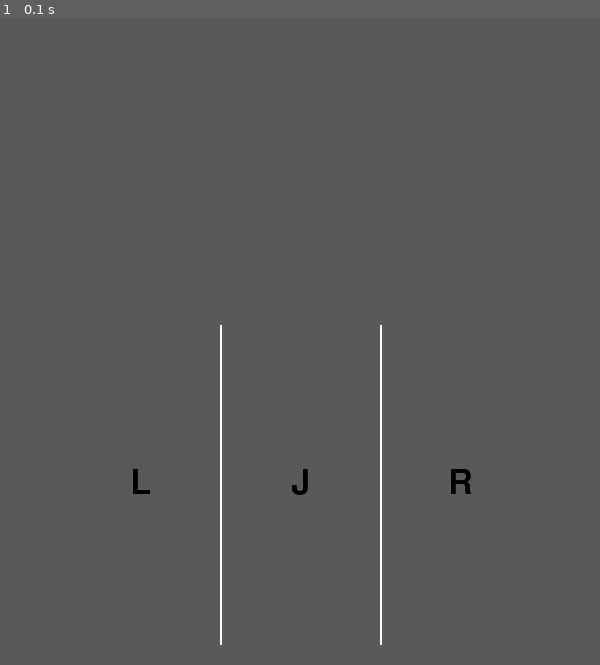
Above: before the commit, frame 1.
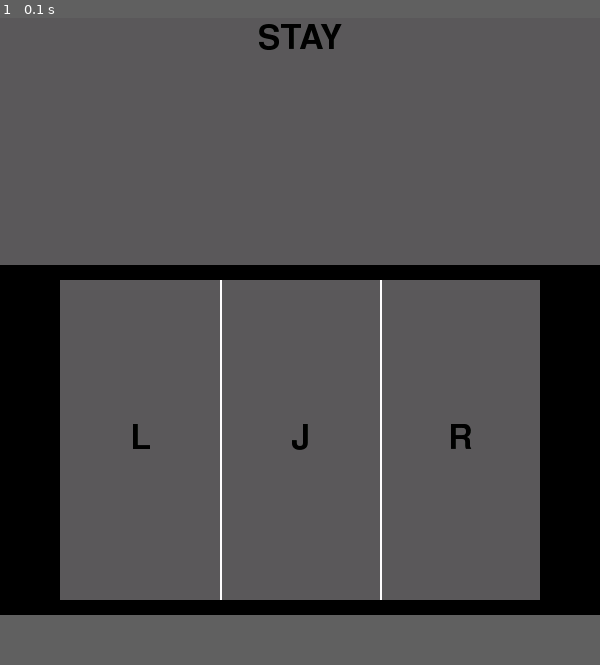
Above: after the commit, the same moment.

Repository: sota-inoue/Game
Game: pygame game, started from src/project/win_main.py
Same seed, same stepped clock (60 frames per second), same inputs: the game is played once before the commit and once after it.
Inputs:
- Up to frame 1 (0.1 s): no input
In our replay, the window is 600x850 before the commit and 600x800 after it. These sizes can differ from the game's own. Grey fills any space a smaller window leaves; there, only what the larger window draws over its background counts as a difference.

The runs differ from the first frame. In frame 1, 15% of the frame differs, in the area x 0-100%, y 0-97%.

Commit message:
コード修正

Diff:
--- a/src/project/Screen/Display.py
+++ b/src/project/Screen/Display.py
@@ -10,11 +10,11 @@
 class GameDisplay:
     BACK_COLOR = (90, 90, 90)
     TEXT_COLOR = (0, 0, 0)
-    WIDTH = 1920
-    HEIGHT = 1080
 
-    def __init__(self):
-        self.surface = pygame.Surface((self.WIDTH, self.HEIGHT), depth=16)
+    def __init__(self, width, height):
+        self.width = width
+        self.height = height
+        self.surface = pygame.Surface((self.width, self.height), depth=16)
         self.font = pygame.font.Font(None, 50)
         self.text = "STAY"
 
@@ -41,4 +41,4 @@
 
     def draw_Game(self):
         self.surface.fill(self.BACK_COLOR)
-        self.DrawText(self.text, self.WIDTH//2, self.HEIGHT//2)
+        self.DrawText(self.text, self.width//2, self.height//2)
--- a/src/project/System/App.py
+++ b/src/project/System/App.py
@@ -7,51 +7,92 @@
 from System.input import TouchInput
 
 class App:
-    FB1 = "/dev/fb0"  # ゲーム画面
-    FB2 = "/dev/fb1"  # タッチ画面
+    # 背景色（黒）
     BACK_COLOR = (0, 0, 0)
+    # FPS（1秒あたりの更新回数）
     FPS = 10
-    WIDTH = 600
-    HEIGHT = 850
+    # Windous用のゲーム画面サイズ
+    DISPLAY_WIDTH = 600
+    DISPLAY_HEIGHT = 450
+    # Raspberry Pi用のゲーム画面サイズ
+    HDMI_WIDTH = 1920
+    HDMI_HEIGHT = 1080
+    # PC版ウィンドウサイズ
+    SCREEN_WIDTH = 600
+    SCREEN_HEIGHT = 800
 
     def __init__(self, mode):
-        self.mode = mode  # Trueならラズパイfb描画
+        # True : Raspberry Pi（フレームバッファ描画）
+        # False: PC（pygameウィンドウ描画）
+        self.mode = mode
+        # pygameを初期化
         pygame.init()
+        # タッチ画面を生成
         self.touch = TouchDisplay()
-        self.game = GameDisplay()
-
+        # Raspberry Piモードで使用するインスタンスを生成
         if self.mode:
+            # Raspberry Pi用ゲーム画面の生成
+            self.game = GameDisplay(self.HDMI_WIDTH, self.HDMI_HEIGHT)
+            # pygameウィンドウは使用しない
             self.screen = None
+            # フレームバッファへ直接描画するFbManagerクラスのインスタンスを生成
             self.fb = FbManager()
+            # タッチ入力を取得するTouchInputクラスのインスタンスを生成
             self.input_device = TouchInput()
+        # Windowsモードで使用するインスタンスを生成
         else:
-            self.screen = pygame.display.set_mode((self.WIDTH, self.HEIGHT))
+            # Windows用ゲーム画面の生成
+            self.game = GameDisplay(self.DISPLAY_WIDTH, self.DISPLAY_HEIGHT)
+            # pygameウィンドウを生成
+            self.screen = pygame.display.set_mode((self.SCREEN_WIDTH, self.SCREEN_HEIGHT))
+            # Windowsでは使用しない
             self.fb = None
             self.input_device = None
 
-        self.TOUCH_SCREEN_TOP_X = (self.WIDTH - self.touch.WIDTH) // 2
-        self.TOUCH_SCREEN_TOP_Y = self.HEIGHT - self.touch.HEIGHT - 20
-
+        # タッチパネルの表示位置の頂点座標
+        self.TOUCH_SCREEN_TOP_X = (self.SCREEN_WIDTH - self.touch.WIDTH) // 2
+        self.TOUCH_SCREEN_TOP_Y = self.SCREEN_HEIGHT - self.touch.HEIGHT - 15
+        # フレームカウンタ
         self.count = 0
 
+        # タッチ入力情報
         self.is_touching = False
         self.input_x = 0
         self.input_y = 0
+        # メインループ開始
         self.run()
 
     def run(self):
+        """
+        メインループ
+        入力取得 → コマンド判定 → ゲーム更新 → 描画
+        を繰り返す
+        """
         while self.count < 50:
+            # 入力取得
             self.get_event()
+            # 入力からコマンドを決定
             command = self.get_command()
+            # ゲーム更新
             self.game.update(command)
+            # 描画
             self.draw()
+            # フレーム数を更新
             self.count += 1
+            # FPS調整
             time.sleep(1 / self.FPS)
+        # 終了処理
         self.close()
 
     def get_command(self):
+        """
+        入力座標からコマンドを決定する
+        """
+
+        # タッチされていない場合
         if not self.is_touching:
             return Command.STAY
+
         if 0 <= self.input_x < self.touch.WIDTH // 3:
             return Command.LEFT
         elif self.touch.WIDTH // 3 <= self.input_x < self.touch.WIDTH * 2 // 3:
@@ -61,48 +102,77 @@
         return Command.STAY
 
     def get_event(self):
+        """
+        タッチ入力を取得する
+        ラズパイでは入力デバイス、
+        PCではpygameイベントから取得する
+        """
+        # 入力情報を初期化
         self.is_touching = False
         self.input_x = 0
         self.input_y = 0
-
+        # Raspberry Piモードでのタッチ座標の取得
         if self.mode:
+            # タッチデバイスの現在の入力座上を更新
             self.input_device.update()
+             # タッチ状態取得
             self.is_touching = self.input_device.touch_down
             self.input_x = self.input_device.x
             self.input_y = self.input_device.y
+        # Windowsモードでのタッチ座標の取得
         else:
+            # pygameイベント取得
             events = pygame.event.get()
             for event in events:
+                 # ウィンドウを閉じた場合の処理
                 if event.type == pygame.QUIT:
                     self.close()
                     exit()
+                # マウスクリックの場合の処理(仕様でマウスクリックをタッチ入力として拾ってくれ、Windows上でのデバックも楽なため)
                 if event.type == pygame.MOUSEBUTTONDOWN:
                     x, y = event.pos
+                     # タッチパネル内をクリックしたか判定
                     if (self.TOUCH_SCREEN_TOP_X <= x <= self.TOUCH_SCREEN_TOP_X + self.touch.WIDTH
                         and self.TOUCH_SCREEN_TOP_Y <= y <= self.TOUCH_SCREEN_TOP_Y + self.touch.HEIGHT):
+
                         self.is_touching = True
+                        # タッチパネル内座標へ変換
                         self.input_x = x - self.TOUCH_SCREEN_TOP_X
                         self.input_y = y - self.TOUCH_SCREEN_TOP_Y
 
     def draw(self):
+        """
+        ゲーム画面とタッチパネルを描画する
+        """
+        # タッチパネル描画
         self.touch.draw_Controller()
+        # ゲーム画面描画
         self.game.draw_Game()
+        # Raspberry Piモードでの描画処理
         if self.mode:
+            # HDMIへゲーム画面を描画
             self.fb.hdmi_draw(self.game.surface)
+            # SPI液晶へタッチ画面を描画
             self.fb.spi_draw(self.touch.surface)
+        # Windowsモードでの描画処理
         else:
+            # 背景を塗りつぶす
             self.screen.fill(self.BACK_COLOR)
+            # ゲーム画面描画
             self.screen.blit(self.game.surface, (0, 0))
+            # タッチパネル描画
             self.screen.blit(self.touch.surface,(self.TOUCH_SCREEN_TOP_X, self.TOUCH_SCREEN_TOP_Y))
+            # 画面更新
             pygame.display.flip()
 
     def close(self):
-        if self.mode == True:
-            self.touch.draw()
-            self.game.draw()
-            self.fb.hdmi_draw(self.game.surface)
-            self.fb.spi_draw(self.touch.surface)
+        """
+        終了処理
+        """
+
+        # ラズパイではフレームバッファを閉じる
+        if self.mode:
             self.fb.close()
-            pygame.quit()
-        else:
-            pygame.quit()
+
+        # pygame終了
+        pygame.quit()
--- a/src/project/System/fb.py
+++ b/src/project/System/fb.py
@@ -1,18 +1,27 @@
+import pygame
 import mmap
 import subprocess
 
 class FbManager:
-    spi_fb = None  # 解像度が低い方
-    hdmi_fb = None  # 解像度が高い方
+    SPI_FB = None
+    HDMI_FB = None
+    SPI_WIDTH = 480
+    SPI_HEIGHT = 320
+    HDMI_WIDTH = 1920
+    HDMI_HEIGHT = 1080
 
     def __init__(self):
-        self.spi_fb, self.hdmi_fb = self.find_framebuffers()
-        self.fb1 = FrameBuffer(self.spi_fb, 480, 320)
-        self.fb2 = FrameBuffer(self.hdmi_fb, 1920, 1080)
+        # SPI_FBとHDMI_FBの具体的なデバイス名を調べる
+        self.find_framebuffers()
+        #フレームバッファーに直接描写するクラスを呼びだす。
+        self.fb1 = FrameBuffer(self.SPI_FB, self.SPI_WIDTH , self.SPI_HEIGHT)
+        self.fb2 = FrameBuffer(self.HDMI_FB, self.HDMI_WIDTH, self.HDMI_HEIGHT)
 
+    # SPI液晶のフレームバッファーに直接描写する処理
     def spi_draw(self, surface):
         self.fb1.draw(surface)
 
+    # HDMIのフレームバッファーに直接描写する処理
     def hdmi_draw(self, surface):
         self.fb2.draw(surface)
 
@@ -21,59 +30,73 @@
         self.fb2.close()
 
     def find_framebuffers(self):
-        framebuffers = []
-
+        # /dev/fb0～/dev/fb2 を順番に調べる
+        # 出力画面はSPI液晶とHDMI1と2があるため3つ調べる
         for fb in ["/dev/fb0", "/dev/fb1", "/dev/fb2"]:
             try:
+                # PythonからLinuxコマンドを実行し、その結果をresultに入れる
                 result = subprocess.check_output(
+                    # Linuxコマンド「fbset -fb <デバイス名>」を実行する
                     ["fbset", "-fb", fb],
+                    # 戻り値を文字列にする
                     text=True
                 )
+                # 実行結果の例
+                # mode "480x320"
+                #     geometry 480 320 480 320 16
+                #     rgba 5/11,6/5,5/0,0/0
+                # endmode
 
+                # 実行結果を1行ずつ取り出して調べる
                 for line in result.splitlines():
+                    # 解像度が書かれているgeometry行を探す
                     if "geometry" in line:
+                        # geometry行を空白で分割する
+                        # ['geometry', '480', '320', '480', '320', '16']
                         data = line.split()
+                        # 幅と高さを取得する
                         width = int(data[1])
                         height = int(data[2])
-
-                        framebuffers.append(
-                            (width * height, fb)
-                        )
-                        break
-
+                        # SPI液晶の解像度と一致するか判定
+                        if self.SPI_WIDTH == width and self.SPI_HEIGHT == height:
+                            self.SPI_FB = fb
+                            break
+                        # HDMIの解像度と一致するか判定
+                        elif self.HDMI_WIDTH == width and self.HDMI_HEIGHT == height:
+                            self.HDMI_FB = fb
+                            break
+                        # どちらにも一致しない場合
+                        else:
+                            break
+            # フレームバッファが存在しないなどのエラーは無視して次を調べる
             except Exception:
                 pass
 
-        if len(framebuffers) < 2:
-            raise RuntimeError("必要なフレームバッファが見つかりません")
-
-        framebuffers.sort(key=lambda x: x[0])
-
-        low_fb = framebuffers[0][1]
-        high_fb = framebuffers[-1][1]
-
-        print("Low Resolution :", low_fb)
-        print("High Resolution:", high_fb)
-
-        return low_fb, high_fb
 
 class FrameBuffer:
     def __init__(self, device, width, height):
-        self.device = device
-        self.width = width
-        self.height = height
+        # 真っ黒な画面を作成
+        self.surface = pygame.Surface((width, width), depth=16)
+        self.surface.fill(0,0,0)
+        # RGB565(16bit = 2Byte)のため必要なバイト数を計算
         self.size = width * height * 2
-
-        self.file = open(self.device, "r+b")
+        # フレームバッファを読み書き可能モードで開く
+        self.file = open(device, "r+b")
+        # フレームバッファをメモリへマッピングする
         self.map = mmap.mmap(self.file.fileno(), self.size)
 
     def draw(self, surface):
-         # Surface が 16bit RGB565 である前提
+        # Surfaceの画像データをRGB565形式で取得する
         raw = surface.get_view("2")
-
+        # フレームバッファの先頭へ移動する
         self.map.seek(0)
+        # Surfaceの画像データをフレームバッファへ書き込み、画面へ描画する
         self.map.write(raw)
 
     def close(self):
+        # 画面を黒で塗りつぶす
+        self.draw(self.surface)
+        # メモリマップを閉じる
         self.map.close()
+        # フレームバッファファイルを閉じる
         self.file.close()
--- a/src/project/System/input.py
+++ b/src/project/System/input.py
@@ -1,54 +1,67 @@
+# evdevライブラリはLinuxでのみ使用でき、Windowsではインポートできないため、
+# ImportErrorが発生した場合でもプログラムが停止しないようにする
 try:
     from evdev import InputDevice, list_devices, ecodes
 except ImportError:
     InputDevice = None
+    list_devices = None
     ecodes = None
 
 class TouchInput:
-
+    # タッチパネルのデバイス名
     DEVICE_NAME = "ADS7846 Touchscreen"
-
+    # タッチパネルの画面サイズ
     WIDTH = 480
     HEIGHT = 320
-
+    # タッチパネルの最大入力値
     RAW_X_MAX = 4095
     RAW_Y_MAX = 4095
 
     def __init__(self):
+        # タッチパネルデバイスを取得する
         self.touch = self.find_device()
-
+        # タッチ座標
         self.x = 0
         self.y = 0
+        # タッチされているかどうか
         self.touch_down = False
 
     def find_device(self):
+        if InputDevice is None or list_devices is None:
+            return None
+        # 接続されている入力デバイス(/dev/input/event0～eventX)を順番に調べる
         for path in list_devices():
+            # eventXに対応する入力デバイスの情報を取得する
             device = InputDevice(path)
+            # デバイス名が「ADS7846 Touchscreen」であれば、
+            # このeventXをタッチパネルの入力デバイスとして使用する
             if device.name == self.DEVICE_NAME:
                 return device
-
+        # タッチパネルの入力デバイスが見つからなかった場合のエラー処理
         raise FileNotFoundError("ADS7846 Touchscreen が見つかりません")
 
     def update(self):
         try:
+            # タッチパネルから発生したイベントを取得する
             for event in self.touch.read():
-
+                # イベントの種類が座標についての場合の処理
                 if event.type == ecodes.EV_ABS:
-
+                    # X座標
                     if event.code == ecodes.ABS_X:
+                        # 生の座標(0～4095)を画面座標(0～480)へ変換
                         self.x = event.value * self.WIDTH // self.RAW_X_MAX
-
+                    # Y座標
                     elif event.code == ecodes.ABS_Y:
+                        # 生の座標(0～4095)を画面座標(0～320)へ変換
                         self.y = event.value * self.HEIGHT // self.RAW_Y_MAX
-
-                elif event.type == ecodes.EV_KEY:
-
-                    if event.code == ecodes.BTN_TOUCH:
-                        self.touch_down = bool(event.value)
-
-                        if not self.touch_down:
-                            self.x = 0
-                            self.y = 0
-
+                # イベントの種類がタッチのON/OFFについての場合の処理
+                elif event.type == ecodes.EV_KEY and event.code == ecodes.BTN_TOUCH:
+                    # タッチされているかどうかを確認
+                    self.touch_down = bool(event.value)
+                    # タッチパネルから指を離していた場合に座標をリセットする
+                    if not self.touch_down:
+                        self.x = 0
+                        self.y = 0
+        # イベントが無い場合は何もしない
         except BlockingIOError:
             return
